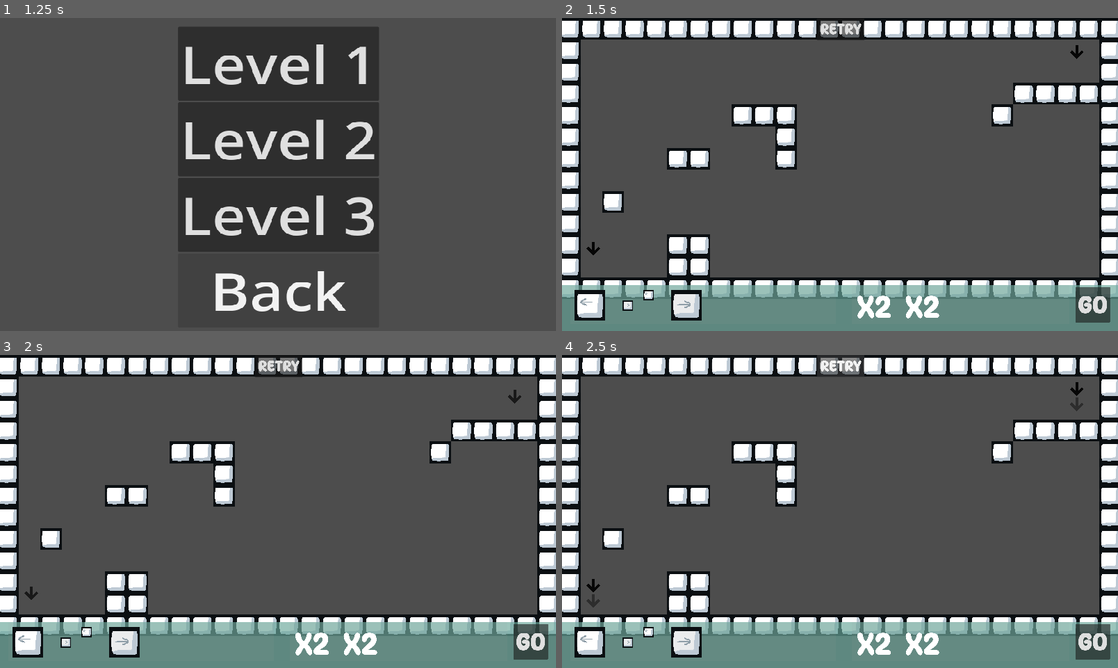
Above: before the commit, frames 1-4 (two rows, left to right).
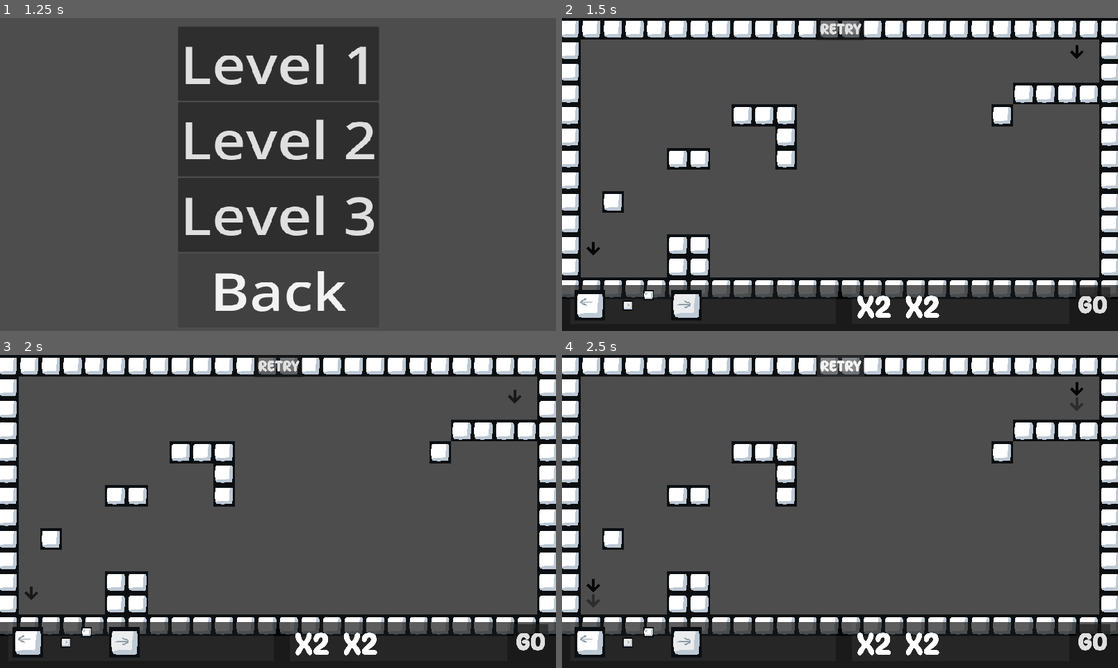
Above: after the commit, the same moments.

Repository: matt-neave/shapeEscape
Game: Godot game, scene res://scenes/menu.tscn
The game is run twice, just before and just after one commit, with the same random seed, the same clock (stepped at 60 frames per second) and the same inputs.
Inputs:
- Up to frame 1 (1.25 s): click "Start Game" at 0.5 s
- Up to frame 2 (1.5 s): click "Level 1" at 1.25 s
- Up to frame 3 (2 s): no input
- Up to frame 4 (2.5 s): click "RETRY" at 2 s

Frame 1 is identical in both runs. In frame 2, 13% of the frame differs, in the area x 0-100%, y 85-100%; in frame 3, 13%; in frame 4, 13%.

Commit message:
Player sprites

Diff:
--- a/scenes/player.tscn
+++ b/scenes/player.tscn
@@ -1,12 +1,190 @@
-[gd_scene load_steps=4 format=3 uid="uid://c6bm4f81i0hg8"]
+[gd_scene load_steps=13 format=3 uid="uid://c6bm4f81i0hg8"]
 
 [ext_resource type="Script" path="res://scripts/player.gd" id="1_8keo0"]
-[ext_resource type="Texture2D" uid="uid://cwdssf5ehi3b4" path="res://assets/sprites/knight.png" id="1_b1q50"]
+[ext_resource type="Texture2D" uid="uid://bmmgifi0dl1de" path="res://assets/sprites/player_body.png" id="2_ge3aq"]
+[ext_resource type="Texture2D" uid="uid://o6fqgn7tm26l" path="res://assets/sprites/track_sheet.png" id="3_20i1s"]
+[ext_resource type="Texture2D" uid="uid://cmp2mncwjmnff" path="res://assets/sprites/player_neutral_expression.png" id="4_gdmpn"]
 
 [sub_resource type="CapsuleShape2D" id="CapsuleShape2D_locbo"]
 radius = 25.0
 height = 78.0
 
+[sub_resource type="Animation" id="Animation_lqiay"]
+resource_name = "idle"
+loop_mode = 1
+tracks/0/type = "value"
+tracks/0/imported = false
+tracks/0/enabled = true
+tracks/0/path = NodePath("PlayerBody:position")
+tracks/0/interp = 1
+tracks/0/loop_wrap = true
+tracks/0/keys = {
+"times": PackedFloat32Array(0, 0.5, 1),
+"transitions": PackedFloat32Array(1, 1, 1),
+"update": 0,
+"values": [Vector2(-7, -23), Vector2(-7, -16), Vector2(-7, -23)]
+}
+tracks/1/type = "value"
+tracks/1/imported = false
+tracks/1/enabled = true
+tracks/1/path = NodePath("PlayerNeutralExpression:position")
+tracks/1/interp = 1
+tracks/1/loop_wrap = true
+tracks/1/keys = {
+"times": PackedFloat32Array(0.3, 0.5, 1),
+"transitions": PackedFloat32Array(1, 1, 1),
+"update": 0,
+"values": [Vector2(-6, -24), Vector2(-6, -17), Vector2(-6, -24)]
+}
+tracks/2/type = "value"
+tracks/2/imported = false
+tracks/2/enabled = true
+tracks/2/path = NodePath("PlayerBody:rotation")
+tracks/2/interp = 1
+tracks/2/loop_wrap = true
+tracks/2/keys = {
+"times": PackedFloat32Array(0.3),
+"transitions": PackedFloat32Array(1),
+"update": 0,
+"values": [0.0]
+}
+tracks/3/type = "value"
+tracks/3/imported = false
+tracks/3/enabled = true
+tracks/3/path = NodePath("PlayerNeutralExpression:rotation")
+tracks/3/interp = 1
+tracks/3/loop_wrap = true
+tracks/3/keys = {
+"times": PackedFloat32Array(0.3),
+"transitions": PackedFloat32Array(1),
+"update": 0,
+"values": [0.0]
+}
+
+[sub_resource type="Animation" id="Animation_4vttm"]
+length = 0.001
+tracks/0/type = "value"
+tracks/0/imported = false
+tracks/0/enabled = true
+tracks/0/path = NodePath("PlayerBody:position")
+tracks/0/interp = 1
+tracks/0/loop_wrap = true
+tracks/0/keys = {
+"times": PackedFloat32Array(0),
+"transitions": PackedFloat32Array(1),
+"update": 0,
+"values": [Vector2(-7, -23)]
+}
+tracks/1/type = "value"
+tracks/1/imported = false
+tracks/1/enabled = true
+tracks/1/path = NodePath("PlayerNeutralExpression:position")
+tracks/1/interp = 1
+tracks/1/loop_wrap = true
+tracks/1/keys = {
+"times": PackedFloat32Array(0),
+"transitions": PackedFloat32Array(1),
+"update": 0,
+"values": [Vector2(-6, -24)]
+}
+tracks/2/type = "value"
+tracks/2/imported = false
+tracks/2/enabled = true
+tracks/2/path = NodePath("PlayerBody:rotation")
+tracks/2/interp = 1
+tracks/2/loop_wrap = true
+tracks/2/keys = {
+"times": PackedFloat32Array(0),
+"transitions": PackedFloat32Array(1),
+"update": 0,
+"values": [0.0]
+}
+tracks/3/type = "value"
+tracks/3/imported = false
+tracks/3/enabled = true
+tracks/3/path = NodePath("PlayerNeutralExpression:rotation")
+tracks/3/interp = 1
+tracks/3/loop_wrap = true
+tracks/3/keys = {
+"times": PackedFloat32Array(0),
+"transitions": PackedFloat32Array(1),
+"update": 0,
+"values": [0.0]
+}
+
+[sub_resource type="Animation" id="Animation_d0ymq"]
+resource_name = "run"
+length = 0.3
+tracks/0/type = "value"
+tracks/0/imported = false
+tracks/0/enabled = true
+tracks/0/path = NodePath("PlayerBody:rotation")
+tracks/0/interp = 1
+tracks/0/loop_wrap = true
+tracks/0/keys = {
+"times": PackedFloat32Array(0, 0.3),
+"transitions": PackedFloat32Array(1, 1),
+"update": 0,
+"values": [0.0, -0.228142]
+}
+tracks/1/type = "value"
+tracks/1/imported = false
+tracks/1/enabled = true
+tracks/1/path = NodePath("PlayerNeutralExpression:rotation")
+tracks/1/interp = 1
+tracks/1/loop_wrap = true
+tracks/1/keys = {
+"times": PackedFloat32Array(0, 0.3),
+"transitions": PackedFloat32Array(1, 1),
+"update": 0,
+"values": [0.0, -0.228142]
+}
+
+[sub_resource type="AnimationLibrary" id="AnimationLibrary_hmn0i"]
+_data = {
+"RESET": SubResource("Animation_4vttm"),
+"idle": SubResource("Animation_lqiay"),
+"run": SubResource("Animation_d0ymq")
+}
+
+[sub_resource type="Animation" id="Animation_8y5m8"]
+resource_name = "run"
+length = 0.2
+loop_mode = 1
+tracks/0/type = "value"
+tracks/0/imported = false
+tracks/0/enabled = true
+tracks/0/path = NodePath("PlayerFeet:frame")
+tracks/0/interp = 1
+tracks/0/loop_wrap = true
+tracks/0/keys = {
+"times": PackedFloat32Array(0, 0.05, 0.1, 0.15),
+"transitions": PackedFloat32Array(1, 1, 1, 1),
+"update": 1,
+"values": [0, 1, 2, 3]
+}
+
+[sub_resource type="Animation" id="Animation_7n56m"]
+length = 0.001
+tracks/0/type = "value"
+tracks/0/imported = false
+tracks/0/enabled = true
+tracks/0/path = NodePath("PlayerFeet:frame")
+tracks/0/interp = 1
+tracks/0/loop_wrap = true
+tracks/0/keys = {
+"times": PackedFloat32Array(0),
+"transitions": PackedFloat32Array(1),
+"update": 1,
+"values": [0]
+}
+
+[sub_resource type="AnimationLibrary" id="AnimationLibrary_4eu0p"]
+_data = {
+"RESET": SubResource("Animation_7n56m"),
+"run": SubResource("Animation_8y5m8")
+}
+
 [node name="Player" type="CharacterBody2D"]
 position = Vector2(0, -36)
 script = ExtResource("1_8keo0")
@@ -14,13 +192,32 @@
 [node name="Camera2D" type="Camera2D" parent="."]
 position_smoothing_enabled = true
 
-[node name="PlayerSprite" type="Sprite2D" parent="."]
-position = Vector2(0, -9)
-scale = Vector2(5, 5)
-texture = ExtResource("1_b1q50")
-region_enabled = true
-region_rect = Rect2(9, 9, 14, 20)
-
 [node name="PlayerWorldCollider" type="CollisionShape2D" parent="."]
 position = Vector2(0, -3)
 shape = SubResource("CapsuleShape2D_locbo")
+
+[node name="Body" type="Node2D" parent="."]
+
+[node name="PlayerBody" type="Sprite2D" parent="Body"]
+position = Vector2(-7, -23)
+texture = ExtResource("2_ge3aq")
+
+[node name="PlayerFeet" type="Sprite2D" parent="Body"]
+position = Vector2(4, -17)
+texture = ExtResource("3_20i1s")
+hframes = 4
+
+[node name="PlayerNeutralExpression" type="Sprite2D" parent="Body"]
+position = Vector2(-6, -24)
+texture = ExtResource("4_gdmpn")
+
+[node name="AnimationPlayer" type="AnimationPlayer" parent="Body"]
+libraries = {
+"": SubResource("AnimationLibrary_hmn0i")
+}
+autoplay = "idle"
+
+[node name="FeetAnimation" type="AnimationPlayer" parent="Body"]
+libraries = {
+"": SubResource("AnimationLibrary_4eu0p")
+}
--- a/scenes/sample_world.tscn
+++ b/scenes/sample_world.tscn
@@ -11,7 +11,7 @@
 [ext_resource type="PackedScene" uid="uid://rvp1j1c6hjh" path="res://particles/arrow_indicator.tscn" id="7_oeccr"]
 
 [sub_resource type="StyleBoxFlat" id="StyleBoxFlat_rk7v1"]
-bg_color = Color(0.407843, 0.654902, 0.603922, 0.658824)
+bg_color = Color(0, 0, 0, 0.658824)
 
 [sub_resource type="RectangleShape2D" id="RectangleShape2D_ut35c"]
 
--- a/scripts/player.gd
+++ b/scripts/player.gd
@@ -4,6 +4,8 @@
 const SPEED = 300.0
 const JUMP_VELOCITY = -375.0
 @onready var camera_2d: Camera2D = $Camera2D
+@onready var animation_player = $Body/AnimationPlayer
+@onready var feet_animation = $Body/FeetAnimation
 
 # Get the gravity from the project settings to be synced with RigidBody nodes.
 var gravity = ProjectSettings.get_setting("physics/2d/default_gravity")
@@ -34,6 +36,8 @@
 	else:
 		velocity.x = move_toward(velocity.x, 0, SPEED)
 
+	_sprite_direction()
+	_run_animation()
 	move_and_slide()
 
 func _adjust_camera_limits():
@@ -48,3 +52,19 @@
 	camera_2d.limit_right = rect.position.x + rect.size.x
 	camera_2d.limit_top = rect.position.y
 	camera_2d.limit_bottom = rect.position.y + rect.size.y
+
+func _sprite_direction():
+	if velocity.x < 0:
+		$Body.scale.x = - abs($Body.scale.x)
+	elif velocity.x > 0:
+		$Body.scale.x = abs($Body.scale.x)
+
+func _run_animation():
+	if velocity.x != 0:
+		feet_animation.play("run")
+
+	if Input.is_action_just_pressed("move_left") or Input.is_action_just_pressed("move_right"):
+		animation_player.play("run")
+	elif is_on_floor() and velocity.x == 0:
+		animation_player.play("idle")
+		feet_animation.pause()
Binary file added: assets/sprites/player_body.png
Not shown, added: assets/sprites/player_body.png.import
Binary file added: assets/sprites/player_feet.png
Not shown, added: assets/sprites/player_feet.png.import
Binary file added: assets/sprites/player_neutral_expression.png
Not shown, added: assets/sprites/player_neutral_expression.png.import
Binary file added: assets/sprites/track_0.png
Not shown, added: assets/sprites/track_0.png.import
Binary file added: assets/sprites/track_1.png
Not shown, added: assets/sprites/track_1.png.import
Binary file added: assets/sprites/track_2.png
Not shown, added: assets/sprites/track_2.png.import
(and 5 more such lines)
